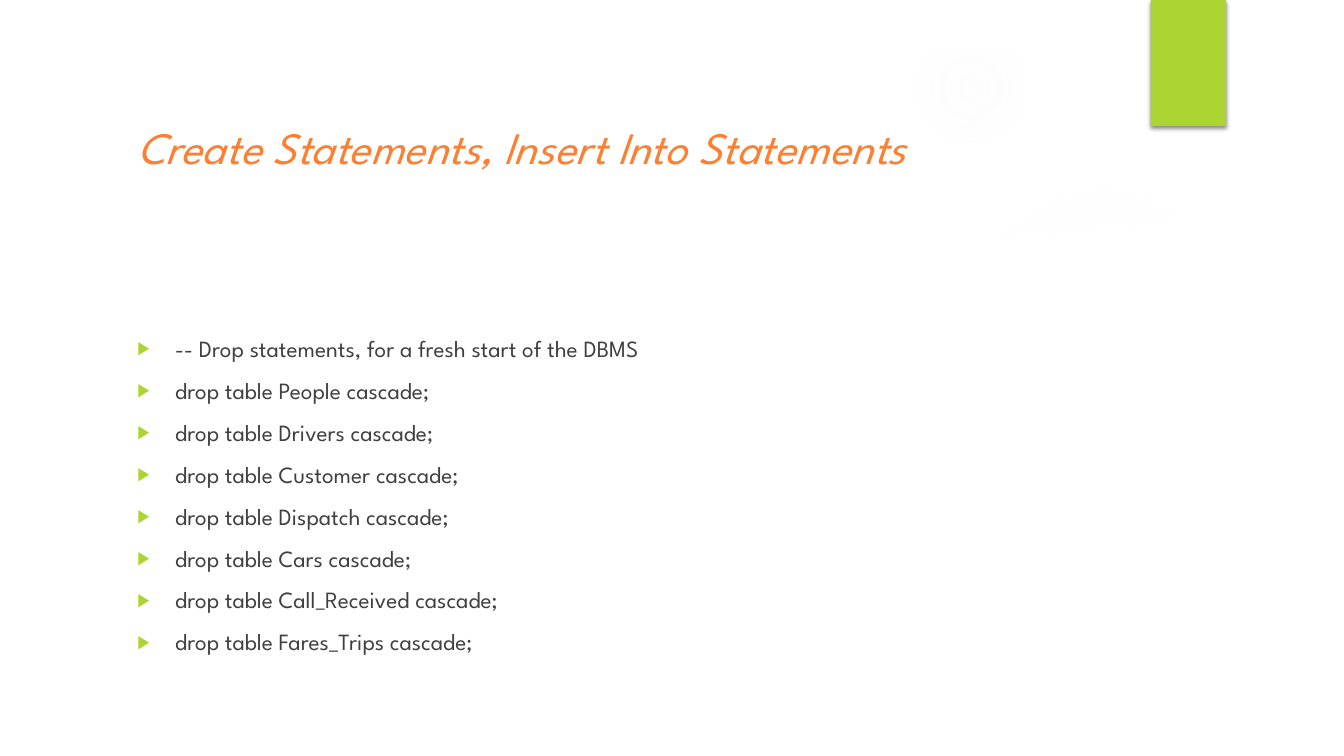
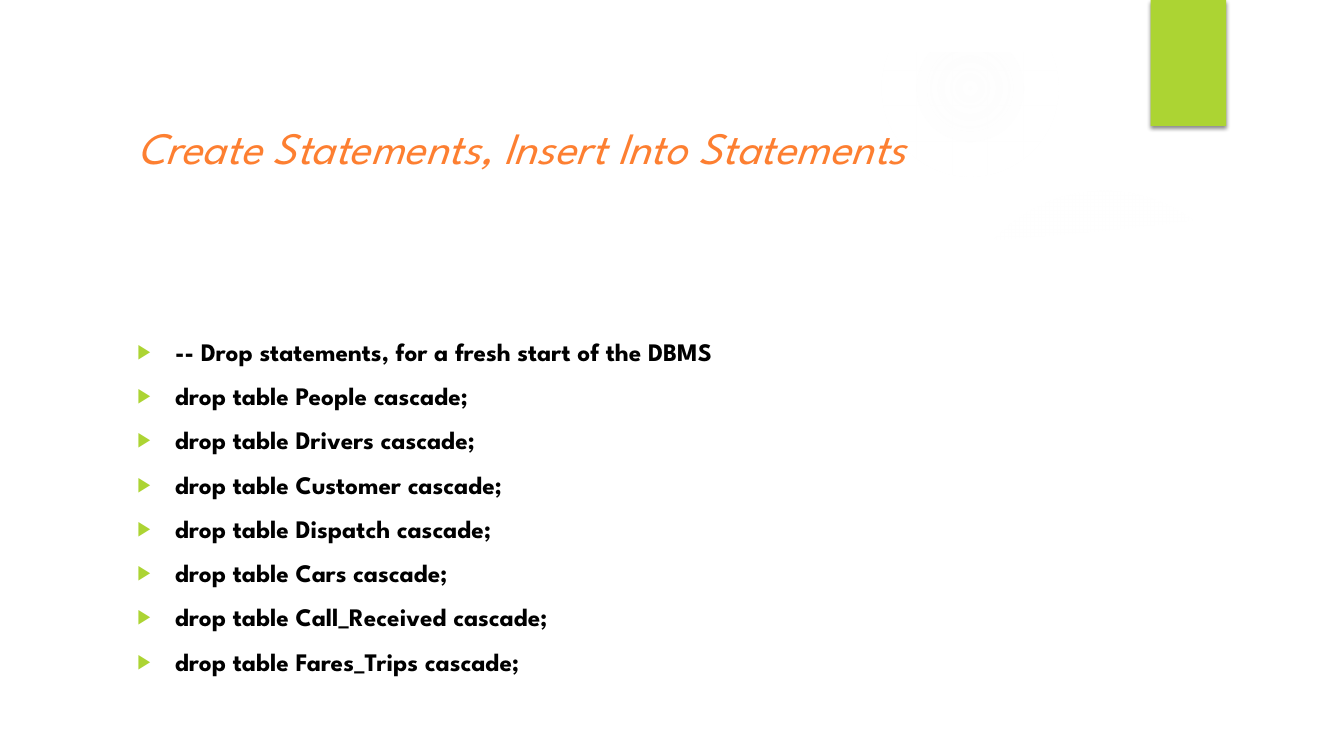
Before and after one commit to DannyPuckett/Database-repo-, a slide deck: slide 8 of FAIR FAST FARE DBMS FINAL PROJECT.pptx. Drawn at 1344x756 pixels with LibreOffice and Linux fonts; fonts in the diff are those of the drawing; background and template pictures are left out. Boxes give left, top, right and bottom in pixels: in the first picture for what was removed or moved away, otherwise in the second. Text is boxed around its words. In the diff, an @@ line names an element or a change of style, - is before the commit and + after.

Commit message:
Add files via upload
Completed Final DBMS Project

```diff
--- a/FAIR FAST FARE DBMS FINAL PROJECT.pptx
+++ b/FAIR FAST FARE DBMS FINAL PROJECT.pptx
@@ text "-- Drop statements, for a ..." at [175,343,712,677]: size 16.6 to 18 pt, text colour #404040 to #000000, bold on @@
```
Also in this commit, not shown: 8 other slides changed, 9 slides added.
